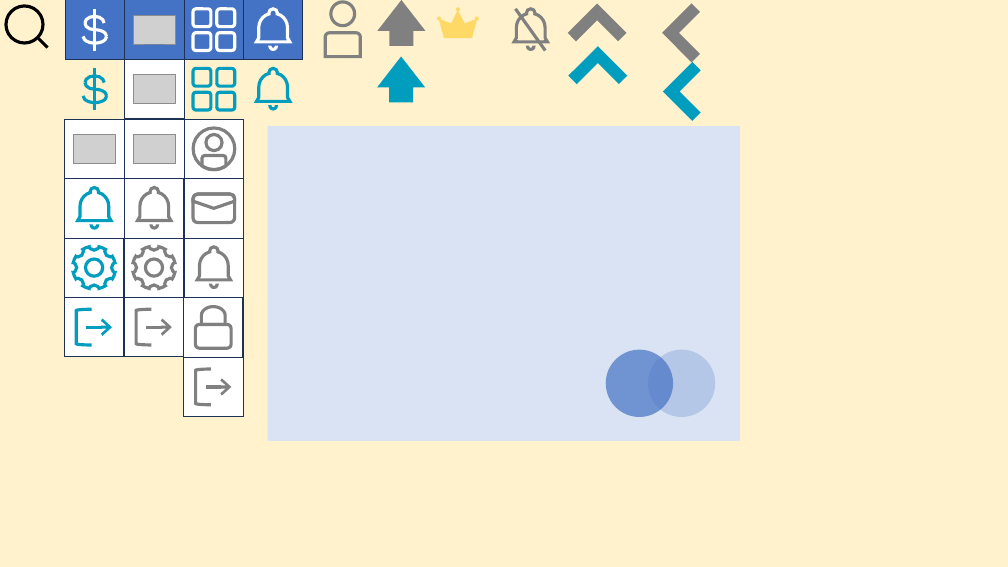
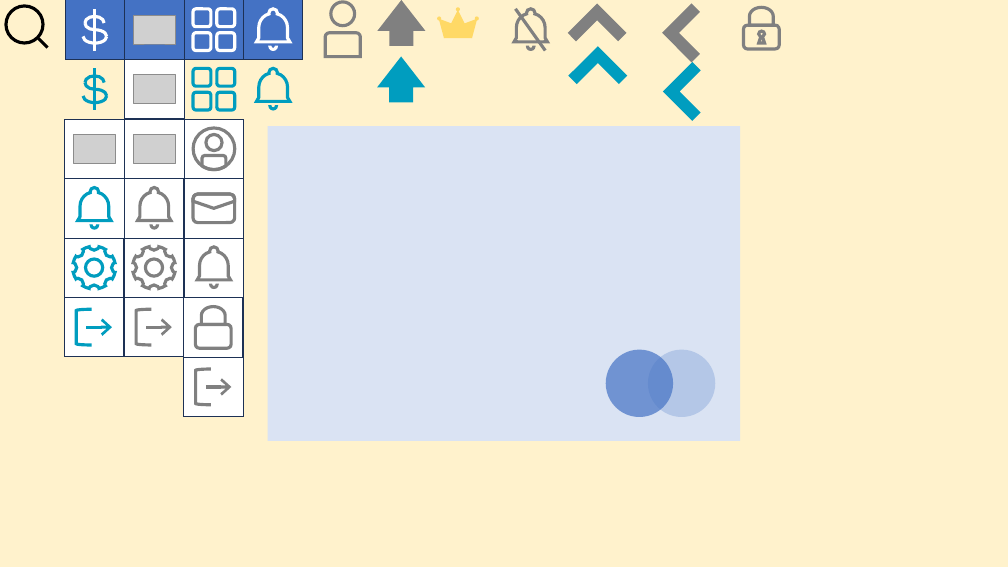
Before and after one commit to tkuProject/Project, a slide deck: slide 1 of src/assets/images/圖的原檔.pptx. Drawn at 1008x567 pixels with LibreOffice and Linux fonts; fonts in the diff are those of the drawing; grey boxes stand for pictures. Boxes give left, top, right and bottom in pixels: in the first picture for what was removed or moved away, otherwise in the second. Text is boxed around its words. In the diff, an @@ line names an element or a change of style, - is before the commit and + after.

```diff
--- a/src/assets/images/圖的原檔.pptx
+++ b/src/assets/images/圖的原檔.pptx
@@ rounded rectangle added at [744, 25, 780, 48], outline #808080 3 pt @@
@@ flow chart delay added at [750, 7, 773, 25], outline #808080 3 pt @@
@@ freeform shape added at [759, 31, 765, 43], outline #808080 3 pt @@
```
Also in this commit, not shown: 4 other files.
